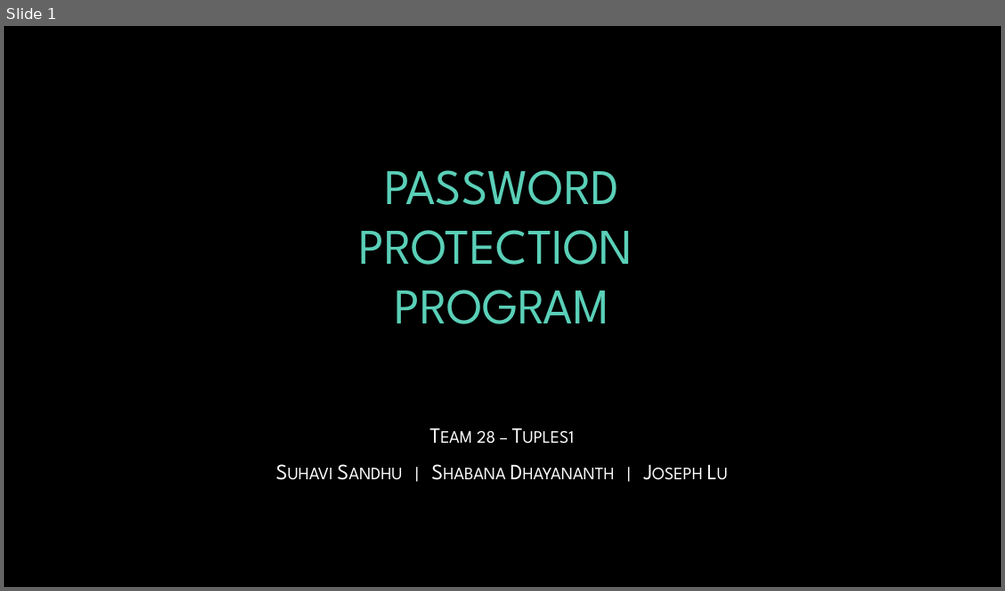
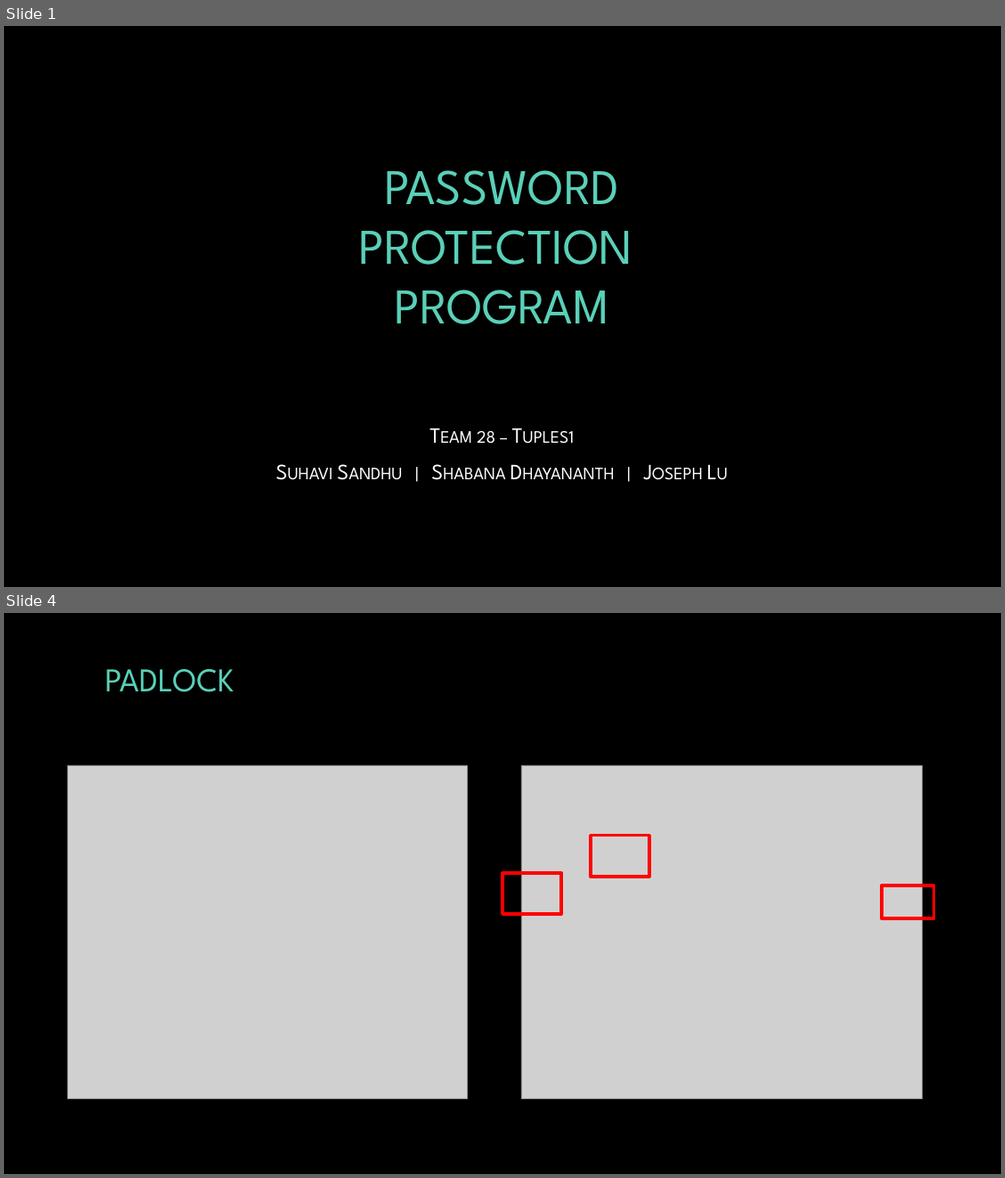
Before and after one commit to Nayrgton/PasswordProtectionProgram, a slide deck: Doc/FinalPresentation/PasswordProtectionProgram.pptx. Shown one above the other, each under a label of ours: slide 1 before the commit, slides 1 and 4 after it; the slides between them are not shown. The pictures are 1005x591 and 1005x1178 pixels, drawn with LibreOffice and Linux fonts; fonts in the diff are those of the drawing; grey boxes stand for pictures; background and template pictures are left out. Boxes give left, top, right and bottom in pixels: in the first picture for what was removed or moved away, otherwise in the second. Text is boxed around its words. In the diff, an @@ line names an element or a change of style, - is before the commit and + after.

```diff
--- a/Doc/FinalPresentation/PasswordProtectionProgram.pptx
+++ b/Doc/FinalPresentation/PasswordProtectionProgram.pptx
@@ slide 4 added at (4,613,1001,1174), background picture (left out) @@
@@ text added at (105,669,234,692), 32 pt, text #5AD0B8 @@
+PADLOCK
@@ picture added at (67,765,467,1099) @@
@@ picture added at (521,765,922,1099) @@
@@ rectangle added at (591,835,649,876), outline #FF0000 3 pt @@
@@ rectangle added at (502,873,562,914), outline #FF0000 3 pt @@
@@ rectangle added at (882,885,934,918), outline #FF0000 3 pt @@
```
Also in this commit, not shown: 5 slides changed, 4 other slides added, 6 slides removed, 1 other file.
